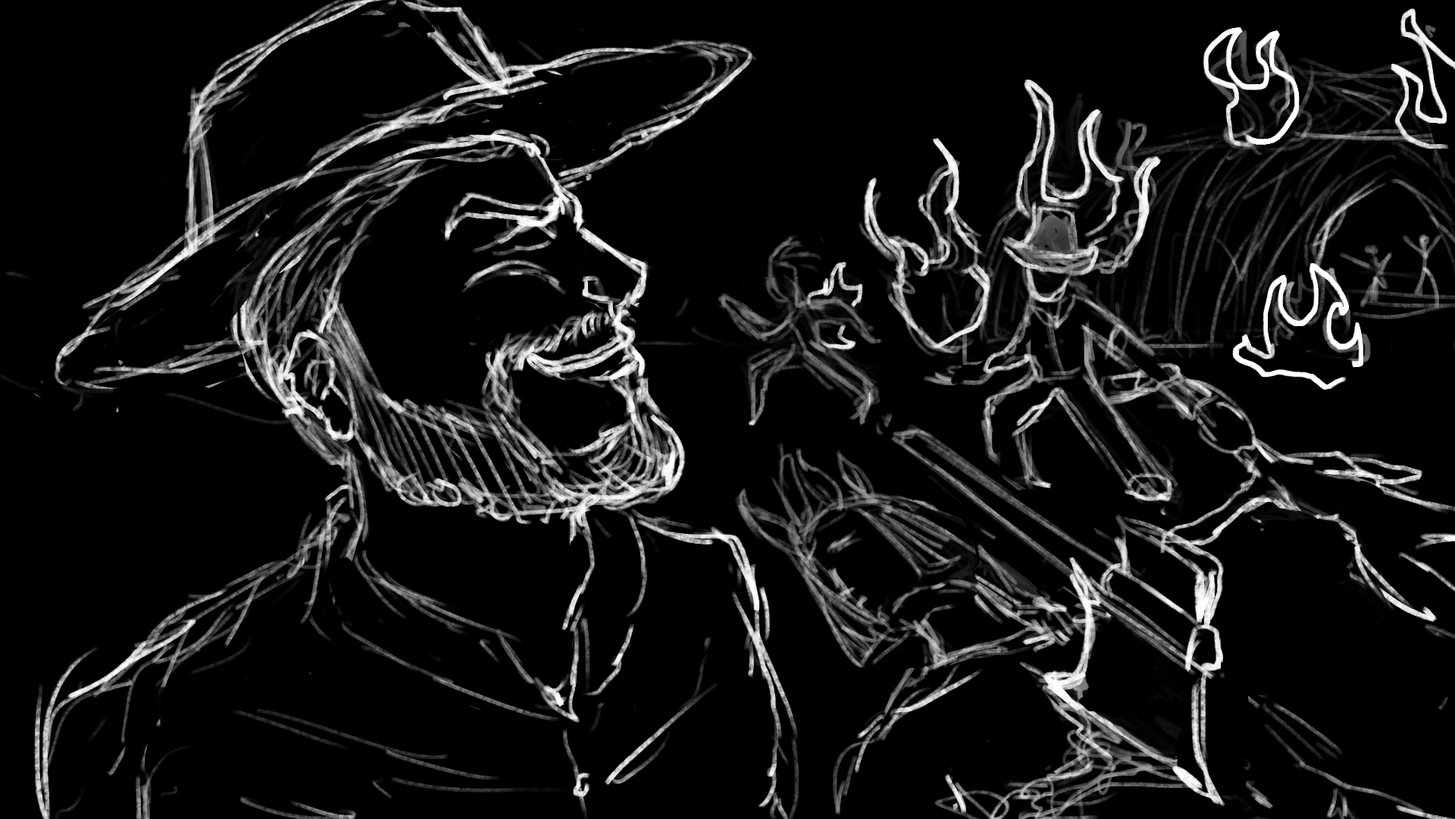
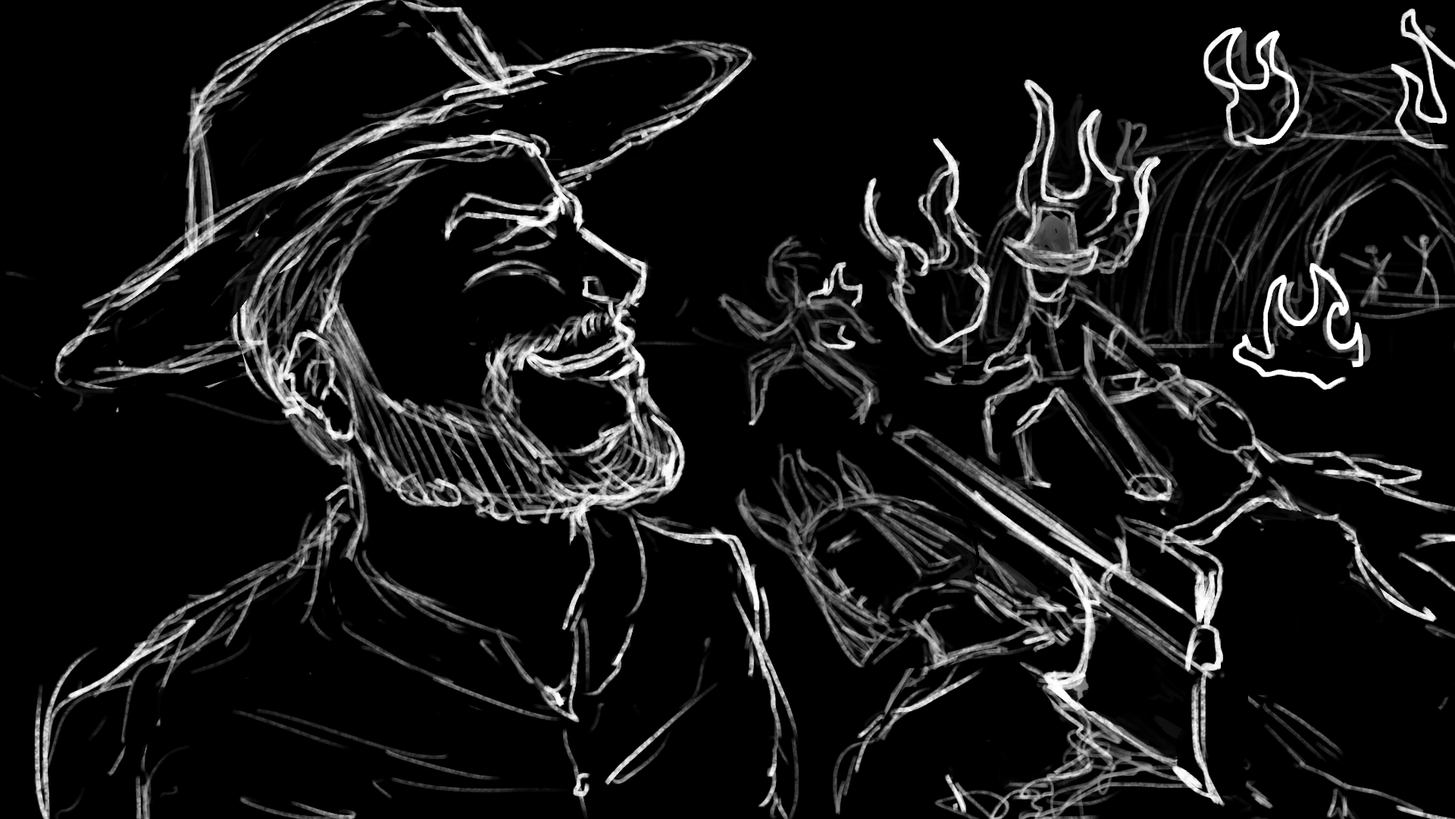
Before/after of a w=1455, h=819 layered artwork. What changed in the layer stack:
painted on "Camada 2" over [left=956, top=454, right=1195, bottom=624]
